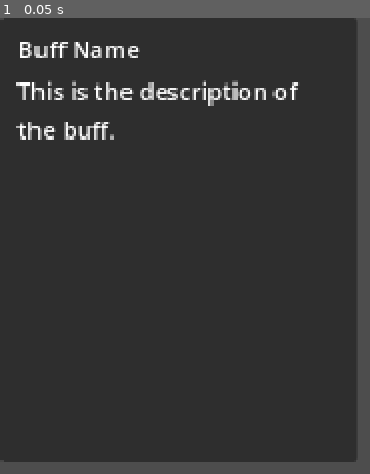
Above: before the commit, frame 1.
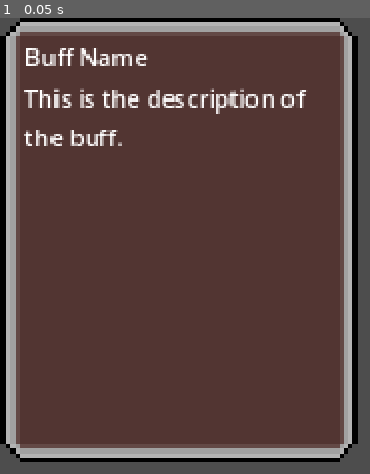
Above: after the commit, the same moment.

Repository: LimZiJia/SurviveTheSemester
Game: Godot game, scene res://scenes/ui/buff_select_card.tscn
The game is run twice, just before and just after one commit, with the same random seed, the same clock (stepped at 60 frames per second) and the same inputs. This scene is started directly instead of the project's main scene.
Inputs:
- Up to frame 1 (0.05 s): no input

The runs differ from the first frame. In frame 1, 94% of the frame differs, in the area x 0-97%, y 0-98%.

Commit message:
Added background to buff select card

Diff:
--- a/scenes/ui/buff_select_card.gd
+++ b/scenes/ui/buff_select_card.gd
@@ -1,4 +1,4 @@
-extends PanelContainer
+extends MarginContainer
 
 signal selected
 
--- a/scenes/ui/buff_select_card.tscn
+++ b/scenes/ui/buff_select_card.tscn
@@ -1,17 +1,27 @@
-[gd_scene load_steps=2 format=3 uid="uid://xsg8umn05cqy"]
+[gd_scene load_steps=3 format=3 uid="uid://bd1t7jrm0kdn4"]
 
 [ext_resource type="Script" path="res://scenes/ui/buff_select_card.gd" id="1_5h2j7"]
+[ext_resource type="Texture2D" uid="uid://bxo1g0h6d6yad" path="res://scenes/ui/buff_select_card.png" id="2_v4ufl"]
 
-[node name="BuffSelectCard" type="PanelContainer"]
+[node name="BuffSelectCard" type="MarginContainer"]
 custom_minimum_size = Vector2(240, 300)
 script = ExtResource("1_5h2j7")
 
+[node name="CardBackground" type="NinePatchRect" parent="."]
+layout_mode = 2
+texture = ExtResource("2_v4ufl")
+region_rect = Rect2(0, 0, 33, 33)
+patch_margin_left = 15
+patch_margin_top = 15
+patch_margin_right = 15
+patch_margin_bottom = 15
+
 [node name="MarginContainer" type="MarginContainer" parent="."]
 layout_mode = 2
-theme_override_constants/margin_left = 10
-theme_override_constants/margin_top = 10
-theme_override_constants/margin_right = 10
-theme_override_constants/margin_bottom = 10
+theme_override_constants/margin_left = 15
+theme_override_constants/margin_top = 15
+theme_override_constants/margin_right = 15
+theme_override_constants/margin_bottom = 15
 
 [node name="VBoxContainer" type="VBoxContainer" parent="MarginContainer"]
 layout_mode = 2
Not shown: 1 places in scenes/manager/wave_manager.tscn that only renumber resources
Binary file added: scenes/ui/buff_select_card.png
Not shown, added: scenes/ui/buff_select_card.png.import
